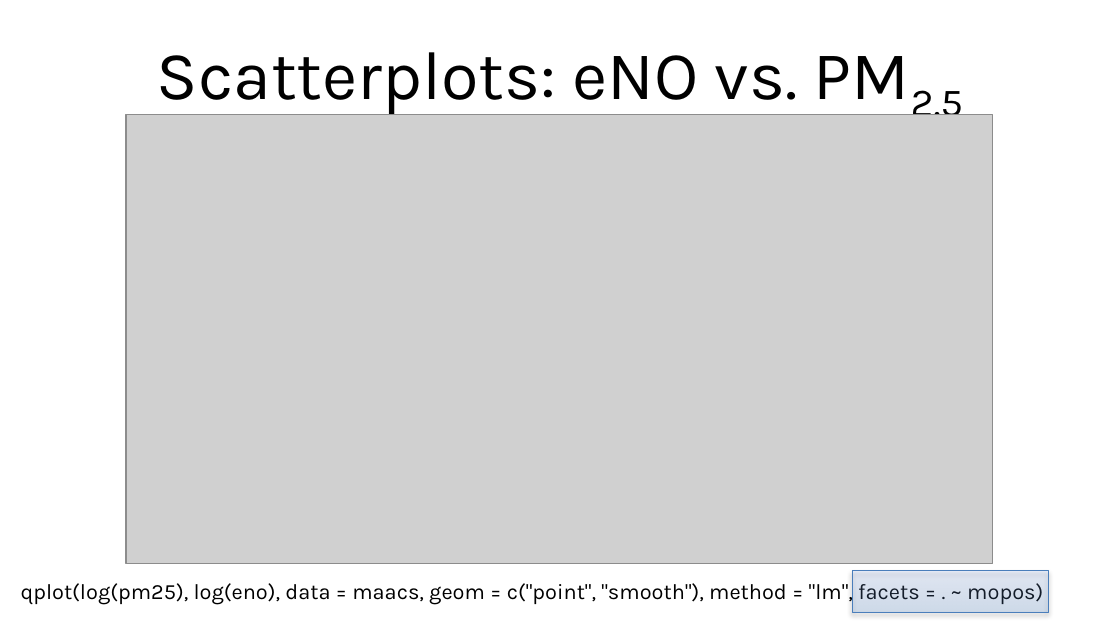
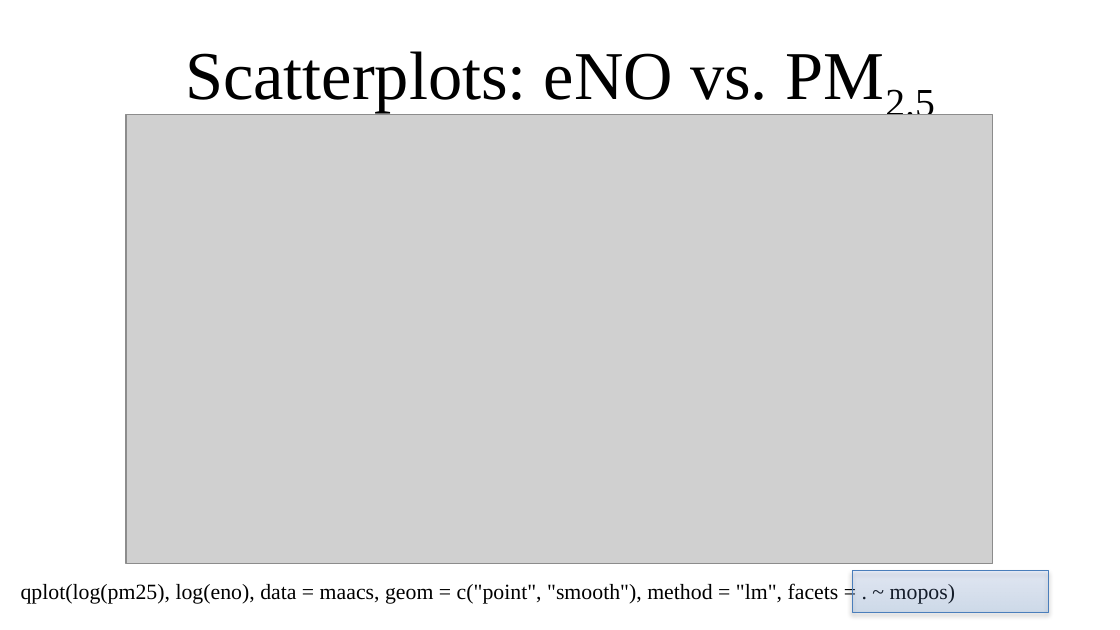
Before and after one commit to asancpt/lecture-tidyverse, a slide deck: slide 38 of docs-presentation/r-programming-week09-shan.pptx. Drawn at 1120x630 pixels with LibreOffice and Linux fonts; fonts in the diff are those of the drawing; grey boxes stand for pictures. Boxes give left, top, right and bottom in pixels: in the first picture for what was removed or moved away, otherwise in the second. Text is boxed around its words. In the diff, an @@ line names an element or a change of style, - is before the commit and + after.

```diff
--- a/docs-presentation/r-programming-week09-shan.pptx
+++ b/docs-presentation/r-programming-week09-shan.pptx
@@ title "Scatterplots: eNO vs. PM2.5" at bbox=[185, 51, 935, 124]: font Karla to Times New Roman @@
@@ text "qplot(log(pm25), log(eno), data = maacs, ..." at bbox=[21, 583, 955, 604]: font Karla to Times New Roman @@
```
Also in this commit, not shown: 53 other slides changed, 6 other files.
